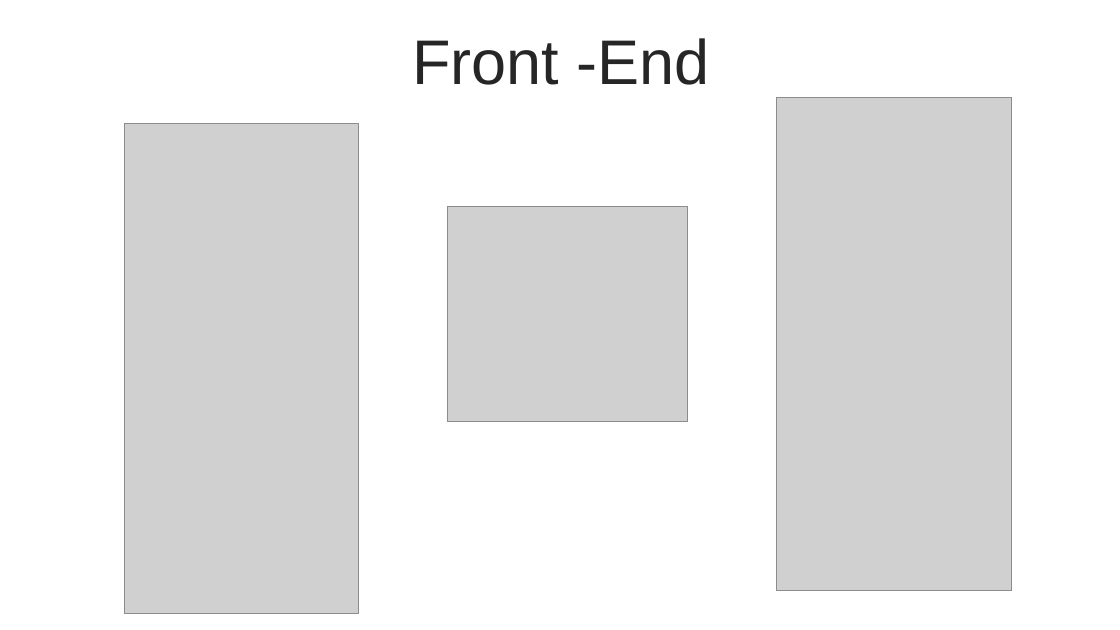
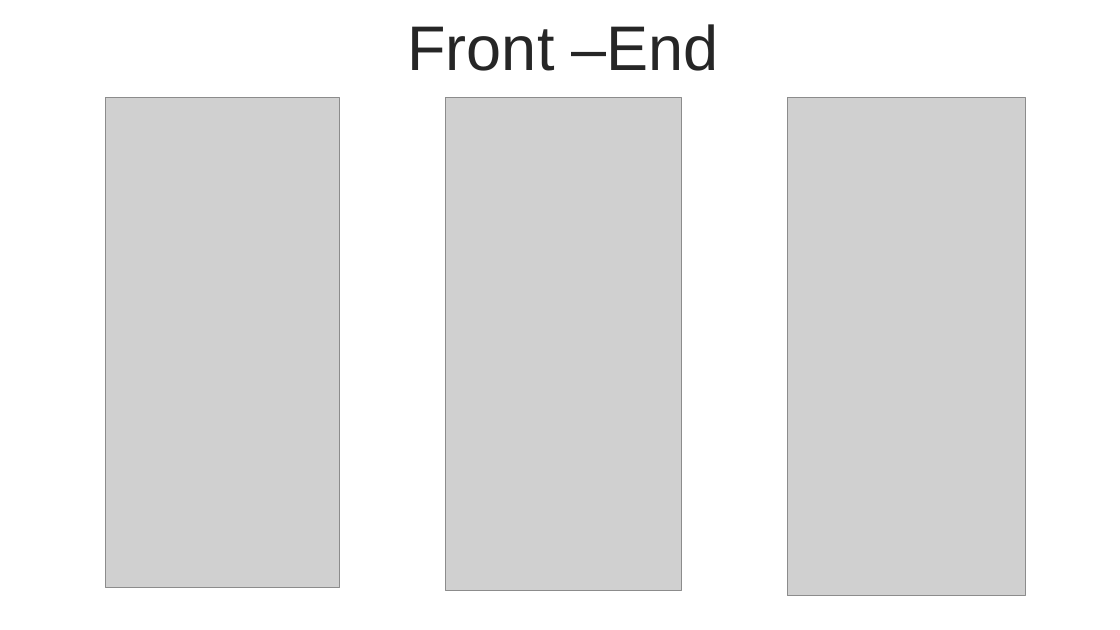
Before and after one commit to zauqi09/Final-Project-Vectrosafe, a slide deck: slide 15 of Dokumentasi/Fuad Zauqi Nur.pptx (slide 9 before the commit). Drawn at 1120x630 pixels with LibreOffice and Linux fonts; fonts in the diff are those of the drawing; grey boxes stand for pictures. Boxes give left, top, right and bottom in pixels: in the first picture for what was removed or moved away, otherwise in the second. Text is boxed around its words. In the diff, an @@ line names an element or a change of style, - is before the commit and + after.

```diff
--- a/Dokumentasi/Fuad Zauqi Nur.pptx
+++ b/Dokumentasi/Fuad Zauqi Nur.pptx
@@ text at (x1=408, y1=24, x2=719, y2=71): text changed @@
-Front -End
+Front –End
@@ picture moved from (x1=124, y1=124, x2=359, y2=613) to (x1=105, y1=97, x2=339, y2=587) @@
@@ picture moved from (x1=776, y1=97, x2=1012, y2=591) to (x1=445, y1=97, x2=681, y2=591) @@
@@ picture added at (x1=787, y1=97, x2=1026, y2=596) @@
@@ picture removed at (x1=447, y1=206, x2=688, y2=422) @@
```
Also in this commit, not shown: 4 other slides changed, 10 slides added, 1 slide removed, 16 other files.
